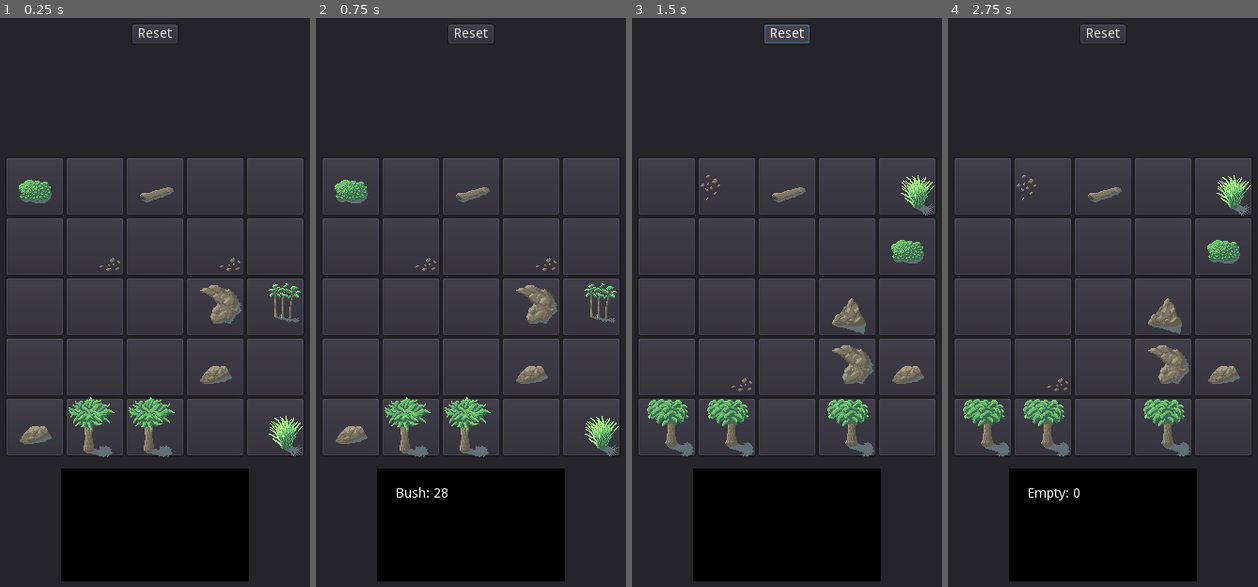
Above: before the commit, frames 1-4 (left to right).
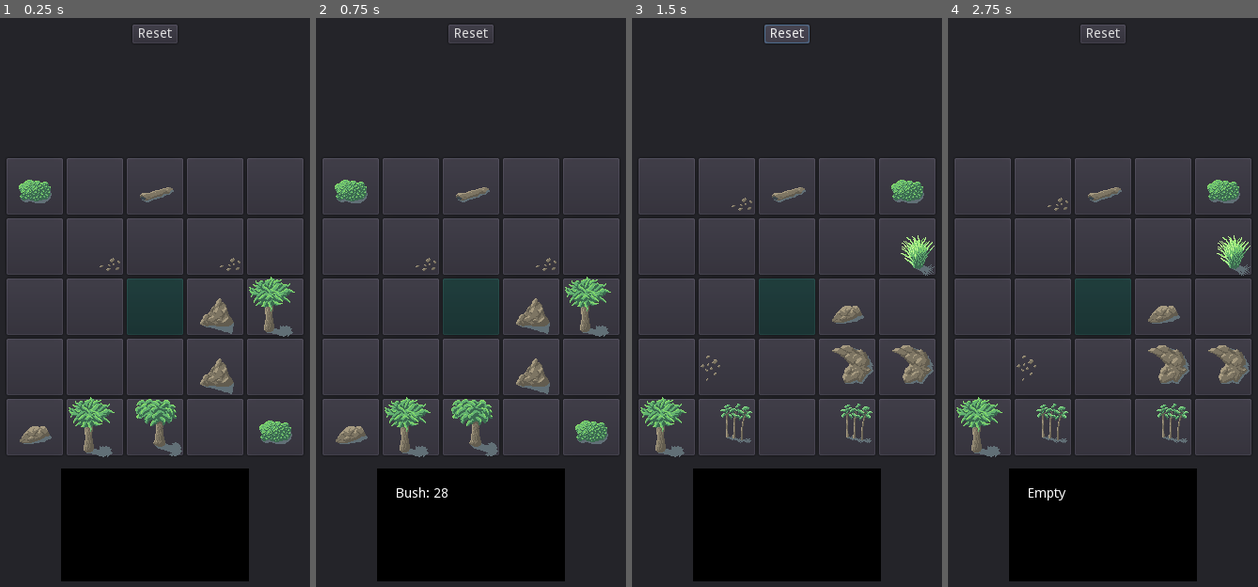
Above: after the commit, the same moments.

Repository: jerrymander/crafting-rpg-tactics
Game: Godot game, scene res://Base.tscn
The game is run twice, just before and just after one commit, with the same random seed, the same clock (stepped at 60 frames per second) and the same inputs.
Inputs (mouse positions are in pixels of both pictures, inside the frame that each line leads up to):
- Up to frame 1 (0.25 s): no input
- Up to frame 2 (0.75 s): click (350, 188) at 0.52 s
- Up to frame 3 (1.5 s): click "Reset" at 1.25 s
- Up to frame 4 (2.75 s): click (982, 188) at 2.02 s

The runs differ from the first frame. In frame 1, 4.8% of the frame differs, in the area x 40-98%, y 45-78%; in frame 2, 4.8%; in frame 3, 5.9%; in frame 4, 6.0%, in the area x 2-98%, y 27-85%.

Commit message:
now with You!

Diff:
--- a/implement/Base.gd
+++ b/implement/Base.gd
@@ -1,6 +1,7 @@
 extends Control
 
 var slots
+var player
 
 func _ready():
 	randomize()
@@ -25,6 +26,9 @@
 			var slot = slot_preload.new()
 			slots[x].append(slot)
 
+	player = preload("res://Player.gd").new()
+	slots[2][2].entities.append(player)
+
 	_fill_slot("Tree", 3)
 	_fill_slot("Boulder", 3)
 	_fill_slot("Bush", 2)
@@ -38,9 +42,15 @@
 			slot_ui.get_node("Click").connect("pressed", self, "_select_slot", [slot_ui])
 
 			slot_ui.slot = slots[x][y]
+			_redraw(slot_ui)
 			slot_ui.update_sprite()
 
 			grid.add_child(slot_ui)
+
+func _redraw(slot_ui):
+	slot_ui.update_sprite()
+	if (slot_ui.slot.entities.has(player)):
+		slot_ui.self_modulate = ColorN("aquamarine", 1)
 
 func _fill_slot(item, count):
 	for x in range(count):
@@ -49,13 +59,16 @@
 		empty_slot.quantity = randi() % 20 + 20
 
 func _select_slot(slot_ui):
-	$Info/Text.bbcode_text = slot_ui.slot.description()
+	var bbcode = ""
+	for line in slot_ui.slot.description():
+		bbcode = bbcode + line + "\n"
+	$Info/Text.bbcode_text = bbcode
 
 func _get_empty_slot():
 	var empty_slots = []
 	for x in range (slots.size()):
 		for y in range (slots[x].size()):
-			if (slots[x][y].item == "Empty"):
+			if slots[x][y].item == "Empty":
 				empty_slots.append(slots[x][y])
 	return empty_slots[randi() % empty_slots.size()]
 
--- /dev/null
+++ b/implement/Player.gd
@@ -0,0 +1,4 @@
+var current_slot = null
+
+func description():
+	return "You!"
--- a/implement/Slot.gd
+++ b/implement/Slot.gd
@@ -1,6 +1,26 @@
 var item = "Empty"
 var quantity = 0
 var neighbors
+var entities = []
 
 func description():
-	return item+": "+str(quantity)
+	var description = []
+	for desc_resc in _description_resources():
+		description.append(desc_resc)
+	for desc_enti in _description_entities():
+		description.append(desc_enti)
+	if description.size() == 0:
+		description.append("Empty")
+	return description
+
+func _description_resources():
+	var description = []
+	if item != "Empty":
+		description.append(item+": "+str(quantity))
+	return description
+
+func _description_entities():
+	var description = []
+	for entity in entities:
+		description.append(entity.description())
+	return description
